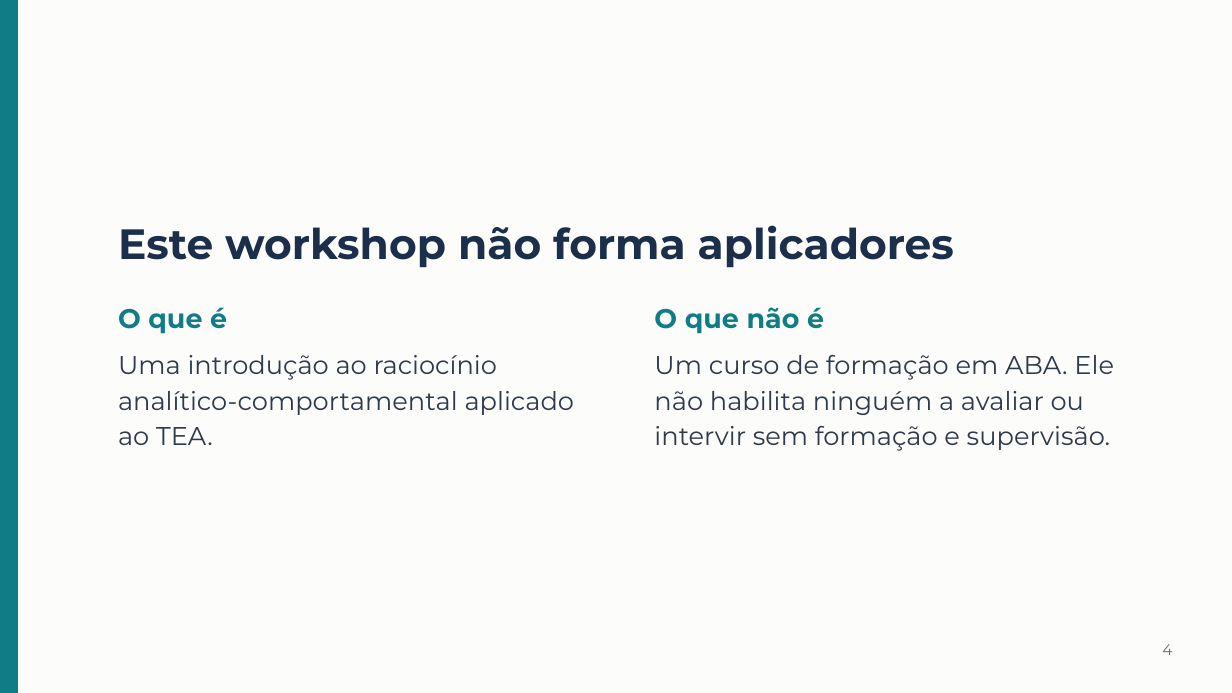
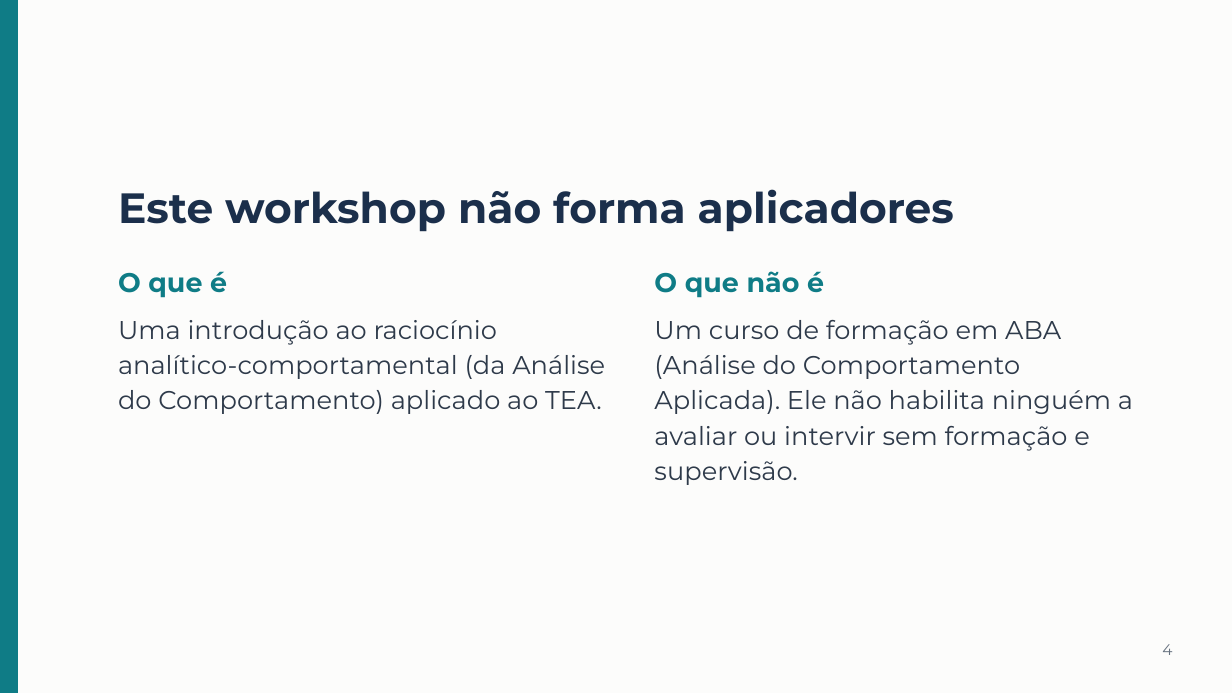
Before and after one commit to betinabinatti/CORE_WORKSHOP_ABA_TEA.md, a slide deck: slide 4 of workshop-aba-tea-lacc/apresentacao/Apresentacao_Workshop_ABA_TEA.pptx. Drawn at 1232x693 pixels with LibreOffice and Linux fonts; fonts in the diff are those of the drawing. Boxes give left, top, right and bottom in pixels: in the first picture for what was removed or moved away, otherwise in the second. Text is boxed around its words. In the diff, an @@ line names an element or a change of style, - is before the commit and + after.

```diff
--- a/workshop-aba-tea-lacc/apresentacao/Apresentacao_Workshop_ABA_TEA.pptx
+++ b/workshop-aba-tea-lacc/apresentacao/Apresentacao_Workshop_ABA_TEA.pptx
@@ 3 texts: place and size @@
-3 texts at [118,225,954,334]
+3 texts at [118,189,954,298]
@@ text at [118,320,605,414]: text changed @@
-Uma introdução ao raciocínio analítico-comportamental aplicado ao TEA.
+Uma introdução ao raciocínio analítico-comportamental (da Análise do Comportamento) aplicado ao TEA.
@@ text at [654,320,1133,485]: text changed @@
-Um curso de formação em ABA. Ele não habilita ninguém a avaliar ou intervir sem formação e supervisão.
+Um curso de formação em ABA (Análise do Comportamento Aplicada). Ele não habilita ninguém a avaliar ou intervir sem formação e supervisão.
```
Also in this commit, not shown: 26 other slides changed, 1 slide added, 2 slides removed, 40 other files.
